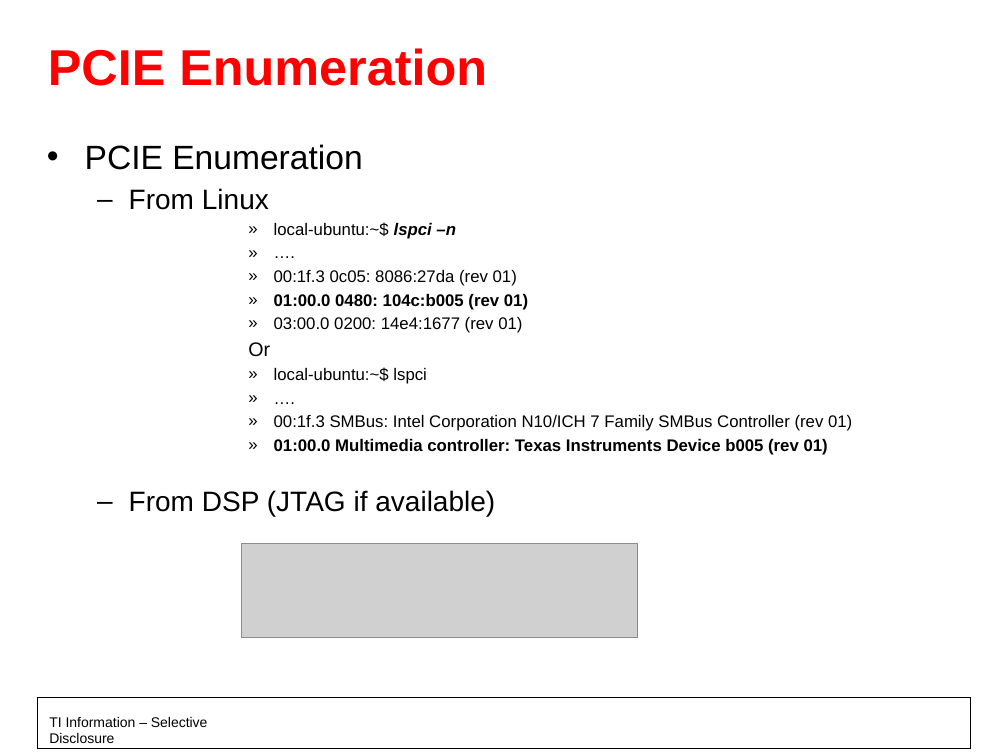
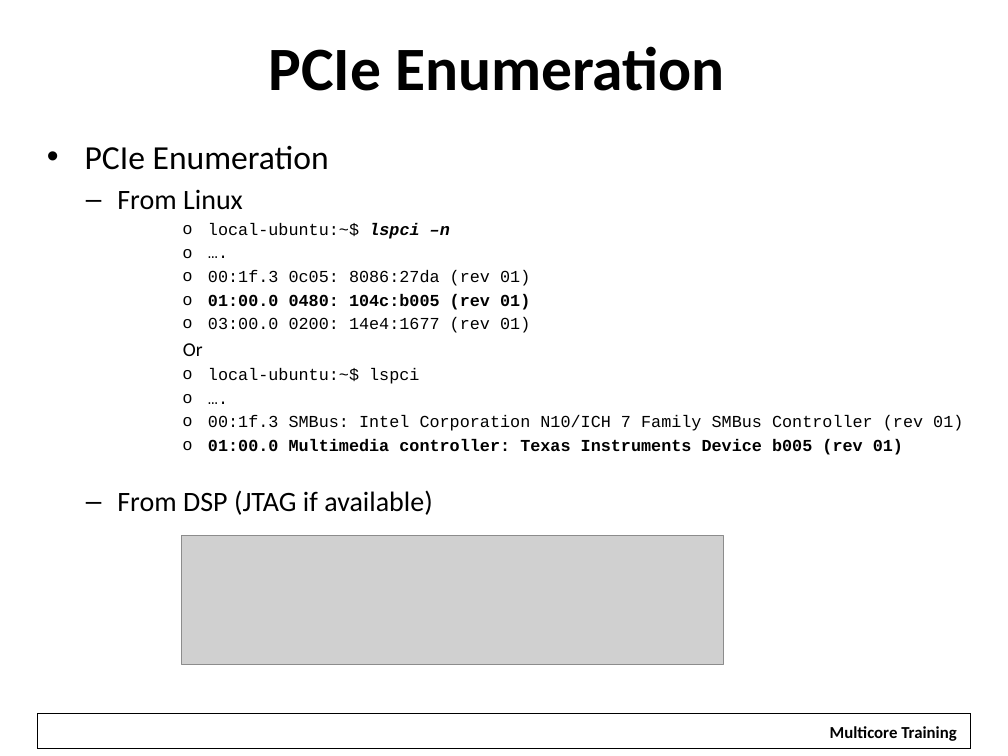
Before and after one commit to hari1989/keystone-workshop, a slide deck: slide 18 of slides/KeyStone PCI Express.pptx. Drawn at 1008x756 pixels with LibreOffice and Linux fonts; fonts in the diff are those of the drawing; grey boxes stand for pictures; background and template pictures are left out. Boxes give left, top, right and bottom in pixels: in the first picture for what was removed or moved away, otherwise in the second. Text is boxed around its words. In the diff, an @@ line names an element or a change of style, - is before the commit and + after.

Commit message:
updates for the Ottawa training

```diff
--- a/slides/KeyStone PCI Express.pptx
+++ b/slides/KeyStone PCI Express.pptx
@@ title at box(269, 46, 725, 91): text changed; size 36 to 44 pt; font Arial to Calibri; text colour #FF0000 to #000000 @@
-PCIE Enumeration
+PCIe Enumeration
@@ text at box(85, 145, 329, 170): text changed; font Arial to Calibri @@
-• PCIE Enumeration
+• PCIe Enumeration
@@ text at box(117, 189, 963, 515): font Arial to Calibri in "From Linux", "Or", "From DSP (JTAG if available)"; font Arial to Courier New in "local-ubuntu:~$ lspci –n", "….", "00:1f.3 0c05: 8086:27da (rev 01)", "01:00.0 0480: 104c:b005 (rev 01)" and 5 more places; indent changed; bullet » to o @@
@@ picture: place and size @@
-picture at box(242, 543, 638, 637)
+picture at box(181, 535, 723, 664)
@@ rectangle: place and size @@
-rectangle at box(37, 698, 971, 749)
+rectangle at box(37, 714, 971, 749)
@@ text removed at box(49, 717, 208, 743) @@
-TI Information – Selective Disclosure
@@ rectangle added at box(818, 717, 968, 747), fill #FFFFFF, 12 pt, text #000000, bold @@
+Multicore Training
```
Also in this commit, not shown: 21 other slides changed, 1 slide added, 6 other files.
